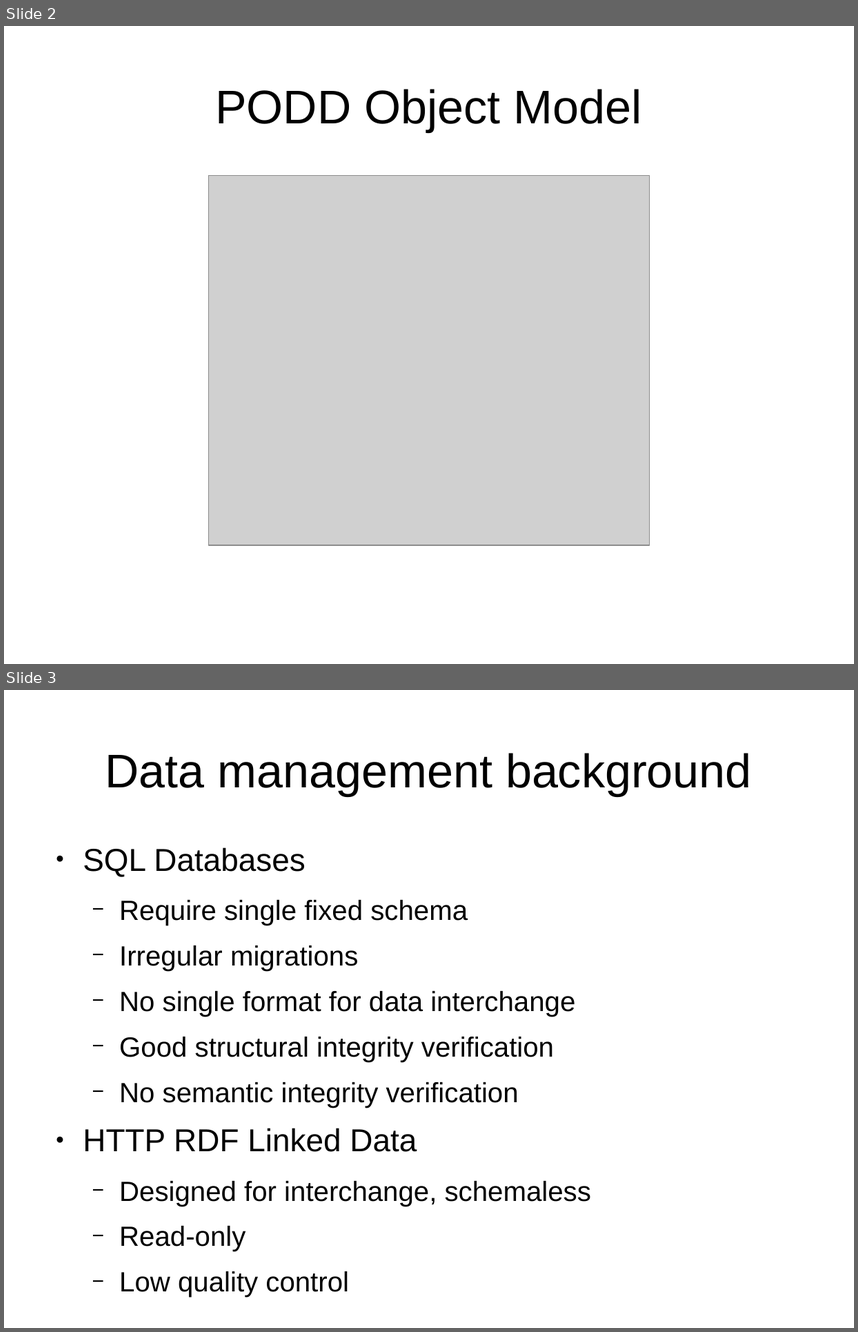
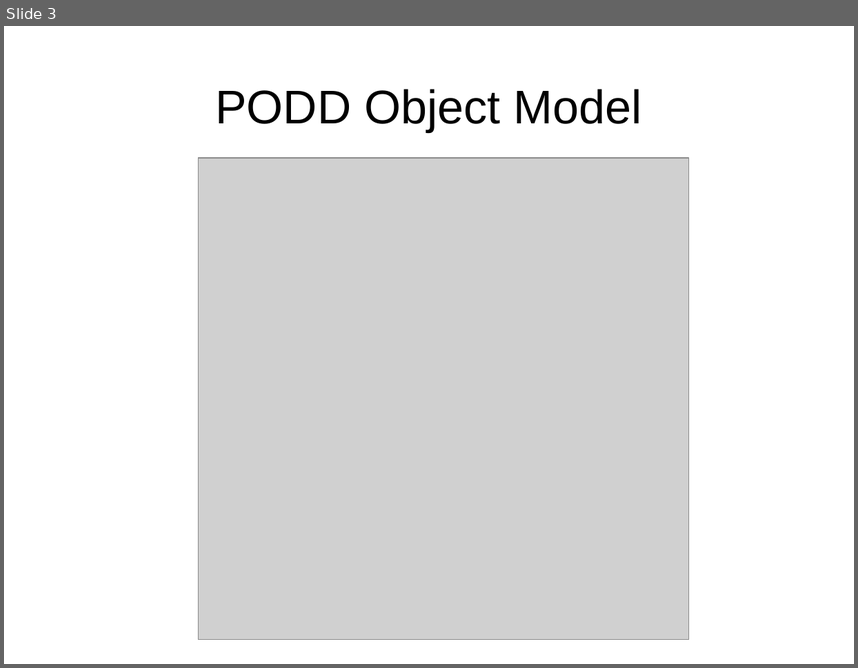
Before and after one commit to podd/podd-publications, a slide deck: montpellier2014/PODD-Montpellier2014.odp. Shown one above the other, each under a label of ours: slides 2 and 3 before the commit, slide 3 after it. The pictures are 858x1332 and 858x668 pixels, drawn with LibreOffice and Linux fonts; fonts in the diff are those of the drawing; grey boxes stand for pictures. Boxes give left, top, right and bottom in pixels: in the first picture for what was removed or moved away, otherwise in the second. Text is boxed around its words. In the diff, an @@ line names an element or a change of style, - is before the commit and + after.

```diff
--- a/montpellier2014/PODD-Montpellier2014.odp
+++ b/montpellier2014/PODD-Montpellier2014.odp
@@ slide 3 removed at bbox=[4, 690, 854, 1328], background #FFFFFF @@
@@ title removed at bbox=[105, 753, 752, 796] @@
-Data management background
@@ text removed at bbox=[83, 847, 591, 1297] @@
-● SQL Databases
-  − Require single fixed schema
-  − Irregular migrations
-  − No single format for data interchange
-  − Good structural integrity verification
-  − No semantic integrity verification
-● HTTP RDF Linked Data
-  − Designed for interchange, schemaless
-  − Read-only
-  − Low quality control
@@ what was slide 2 is now slide 3 @@
@@ slide 3 changed as well @@
@@ picture: place and size @@
-picture at bbox=[208, 175, 649, 544]
+picture at bbox=[199, 158, 690, 639]
```
Also in this commit, not shown: 5 other slides changed, 2 slides added, 1 other slide removed, 7 other files.
